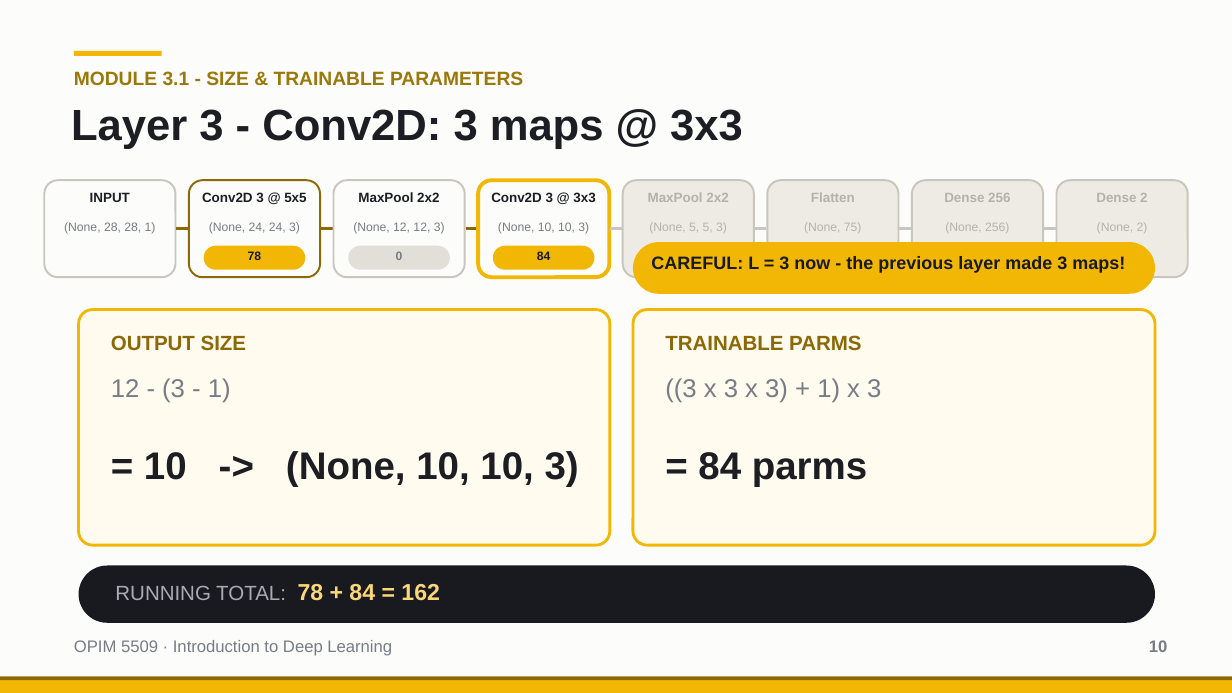
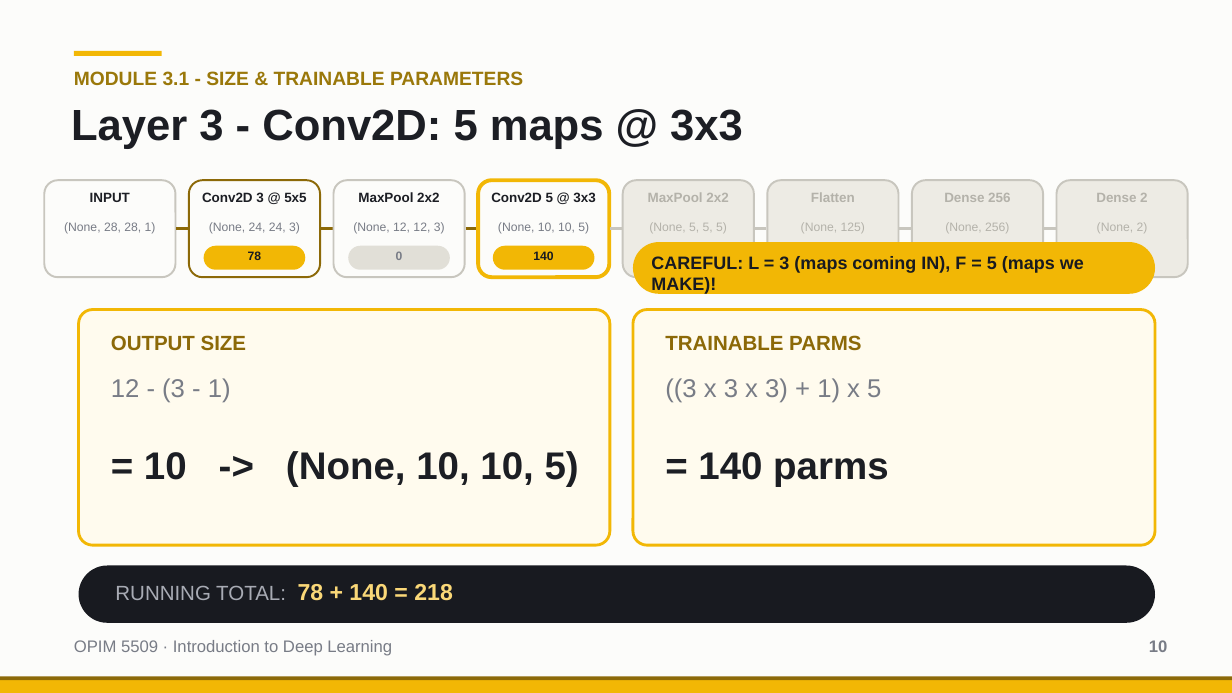
Before and after one commit to drdave-teaching/OPIM5509Files, a slide deck: slide 10 of OPIM5509_Module3_Files/slides/Math for a Simple ConvNet.pptx. Drawn at 1232x693 pixels with LibreOffice and Linux fonts; fonts in the diff are those of the drawing. Boxes give left, top, right and bottom in pixels: in the first picture for what was removed or moved away, otherwise in the second. Text is boxed around its words. In the diff, an @@ line names an element or a change of style, - is before the commit and + after.

```diff
--- a/OPIM5509_Module3_Files/slides/Math for a Simple ConvNet.pptx
+++ b/OPIM5509_Module3_Files/slides/Math for a Simple ConvNet.pptx
@@ text at <box>71,109,743,149</box>: text changed @@
-Layer 3 - Conv2D: 3 maps @ 3x3
+Layer 3 - Conv2D: 5 maps @ 3x3
@@ text at <box>491,192,595,206</box>: text changed @@
-Conv2D 3 @ 3x3
+Conv2D 5 @ 3x3
@@ text at <box>498,222,589,234</box>: text changed @@
-(None, 10, 10, 3)
+(None, 10, 10, 5)
@@ text at <box>649,222,727,232</box>: text changed @@
-(None, 5, 5, 3)
+(None, 5, 5, 5)
@@ text at <box>801,222,865,233</box>: text changed @@
-(None, 75)
+(None, 125)
@@ text at <box>533,251,553,260</box>: text changed @@
-84
+140
@@ text at <box>651,256,1084,295</box>: text changed @@
-CAREFUL: L = 3 now - the previous layer made 3 maps!
+CAREFUL: L = 3 (maps coming IN), F = 5 (maps we MAKE)!
@@ text at <box>665,378,888,487</box>: text changed @@
-((3 x 3 x 3) + 1) x 3
-= 84 parms
+((3 x 3 x 3) + 1) x 5
+= 140 parms
@@ text at <box>144,451,579,487</box>: text changed @@
-= 10 -> (None, 10, 10, 3)
+= 10 -> (None, 10, 10, 5)
@@ text at <box>115,584,453,601</box>: text changed @@
-RUNNING TOTAL: 78 + 84 = 162
+RUNNING TOTAL: 78 + 140 = 218
```
Also in this commit, not shown: 12 other slides changed, 3 other files.
